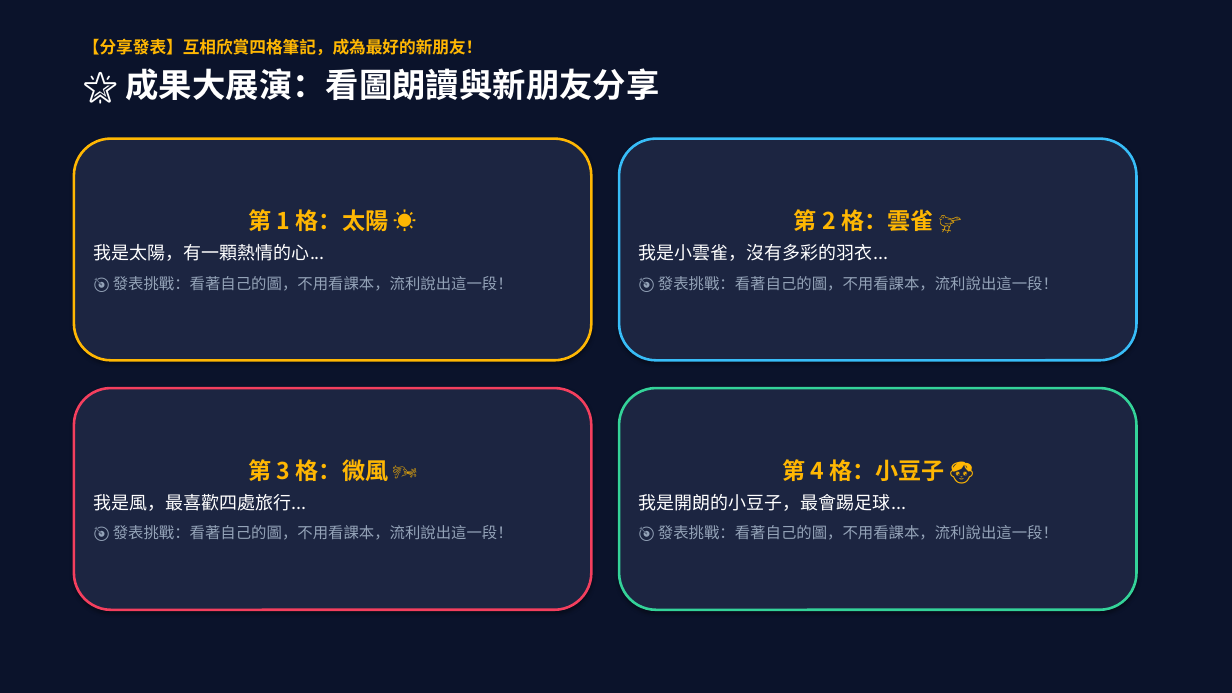
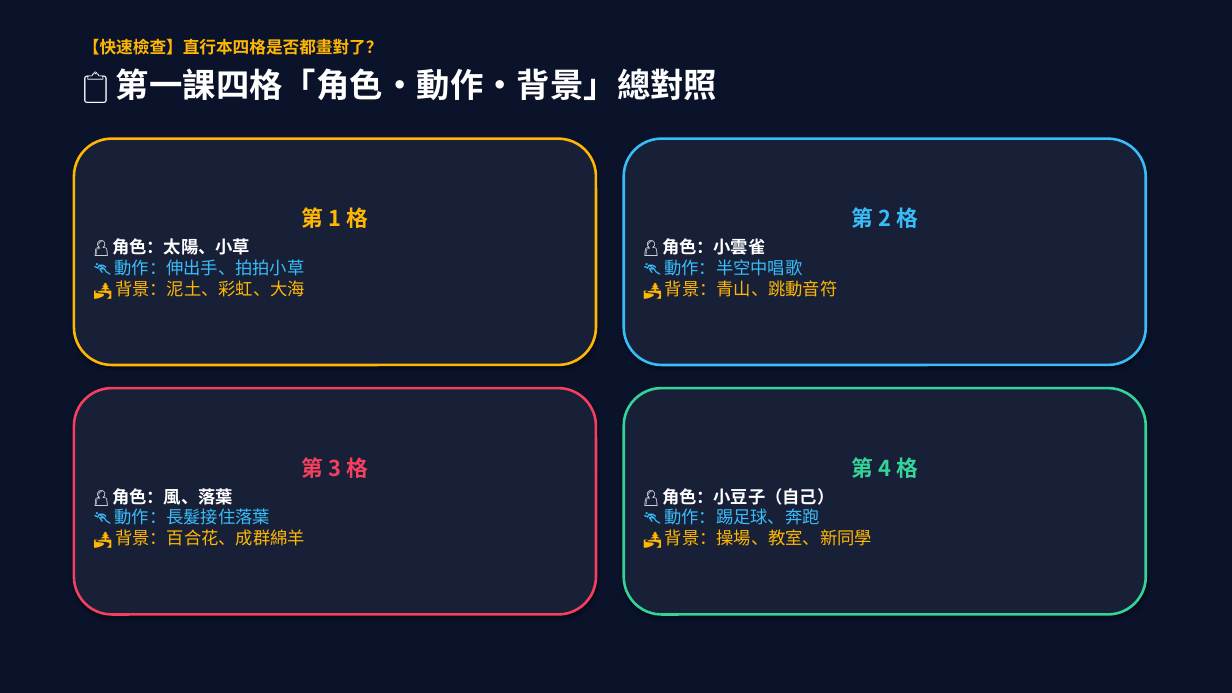
Before and after one commit to traveler-ux/teaching-presentation, a slide deck: slide 7 of outputs/國語第一課_直行本四格段落繪圖示範簡報.pptx. Drawn at 1232x693 pixels with LibreOffice and Linux fonts; fonts in the diff are those of the drawing. Boxes give left, top, right and bottom in pixels: in the first picture for what was removed or moved away, otherwise in the second. Text is boxed around its words. In the diff, an @@ line names an element or a change of style, - is before the commit and + after.

Commit message:
feat: 簡化直行本四格繪圖簡報為『找角色與動作➔找背景➔畫上去』三步驟教學架構

```diff
--- a/outputs/國語第一課_直行本四格段落繪圖示範簡報.pptx
+++ b/outputs/國語第一課_直行本四格段落繪圖示範簡報.pptx
@@ text at [83,38,383,55]: text changed @@
-【分享發表】互相欣賞四格筆記，成為最好的新朋友！
+【快速檢查】直行本四格是否都畫對了？
@@ text at [116,68,717,100]: text changed @@
-🌟 成果大展演：看圖朗讀與新朋友分享
+📋 第一課四格「角色・動作・背景」總對照
@@ rounded rectangle "第 1 格": place and size @@
-rounded rectangle "第 1 格" at [74,139,592,360]
+rounded rectangle "第 1 格" at [74,139,596,365]
@@ rounded rectangle "第 2 格": place and size @@
-rounded rectangle "第 2 格" at [619,139,1137,360]
+rounded rectangle "第 2 格" at [624,139,1146,365]
@@ text in rounded rectangle at [112,207,368,297]: text changed; size 12 to 13.5 pt; text colour #94A3B8 to #FFB703 @@
-第 1 格：太陽 ☀️
-我是太陽，有一顆熱情的心...
-🎯 發表挑戰：看著自己的圖，不用看課本，流利說出這一段！
+第 1 格
+👤 角色：太陽、小草
+🏃 動作：伸出手、拍拍小草
+🏞️ 背景：泥土、彩虹、大海
@@ text in rounded rectangle at [662,207,918,297]: text changed; size 12 to 13.5 pt; text colour #94A3B8 to #38BDF8 @@
-第 2 格：雲雀 🐦
-我是小雲雀，沒有多彩的羽衣...
-🎯 發表挑戰：看著自己的圖，不用看課本，流利說出這一段！
+第 2 格
+👤 角色：小雲雀
+🏃 動作：半空中唱歌
+🏞️ 背景：青山、跳動音符
@@ rounded rectangle "第 3 格": place and size @@
-rounded rectangle "第 3 格" at [74,388,592,610]
+rounded rectangle "第 3 格" at [74,388,596,615]
@@ fill #1C2541 to #182038 in 4 elements at [74,139,596,365], [624,139,1146,365], [74,388,596,615], [624,388,1146,615] @@
@@ rounded rectangle "第 4 格": place and size @@
-rounded rectangle "第 4 格" at [619,388,1137,610]
+rounded rectangle "第 4 格" at [624,388,1146,615]
@@ text in rounded rectangle at [112,457,368,546]: text changed; size 12 to 13.5 pt; text colour #94A3B8 to #FFB703 @@
-第 3 格：微風 🌬️
-我是風，最喜歡四處旅行...
-🎯 發表挑戰：看著自己的圖，不用看課本，流利說出這一段！
+第 3 格
+👤 角色：風、落葉
+🏃 動作：長髮接住落葉
+🏞️ 背景：百合花、成群綿羊
@@ text in rounded rectangle at [662,457,918,546]: text changed; size 12 to 13.5 pt; text colour #94A3B8 to #FFB703 @@
-第 4 格：小豆子 👦
-我是開朗的小豆子，最會踢足球...
-🎯 發表挑戰：看著自己的圖，不用看課本，流利說出這一段！
+第 4 格
+👤 角色：小豆子（自己）
+🏃 動作：踢足球、奔跑
+🏞️ 背景：操場、教室、新同學
```
Also in this commit, not shown: 5 other slides changed, 1 slide added, 1 slide removed, 1 other file.
